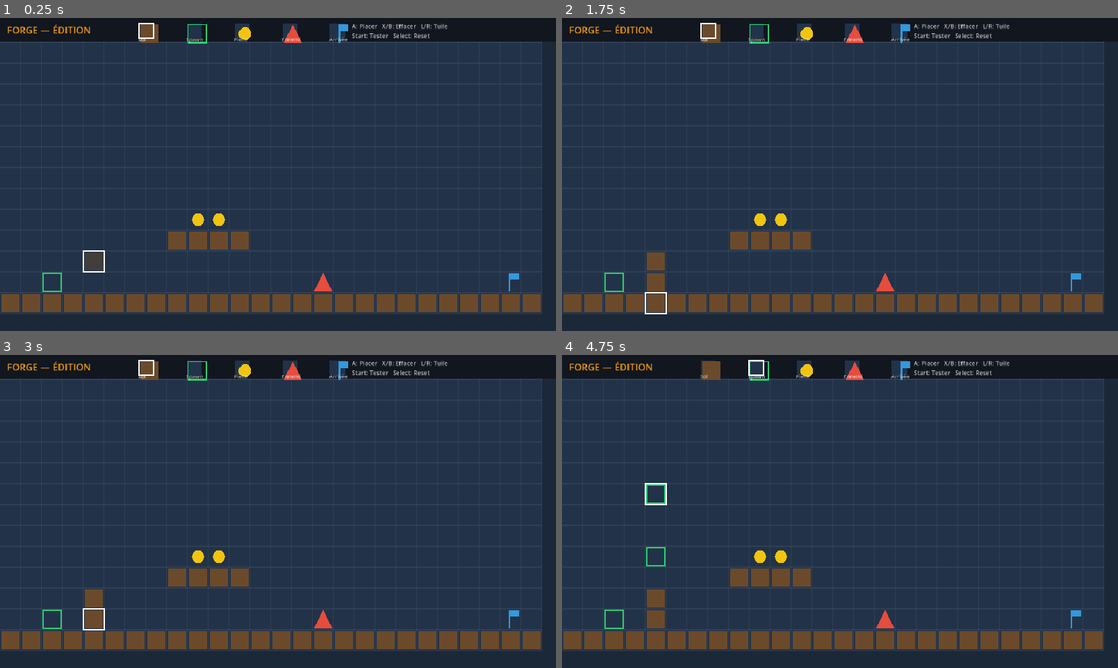
Above: before the commit, frames 1-4 (two rows, left to right).
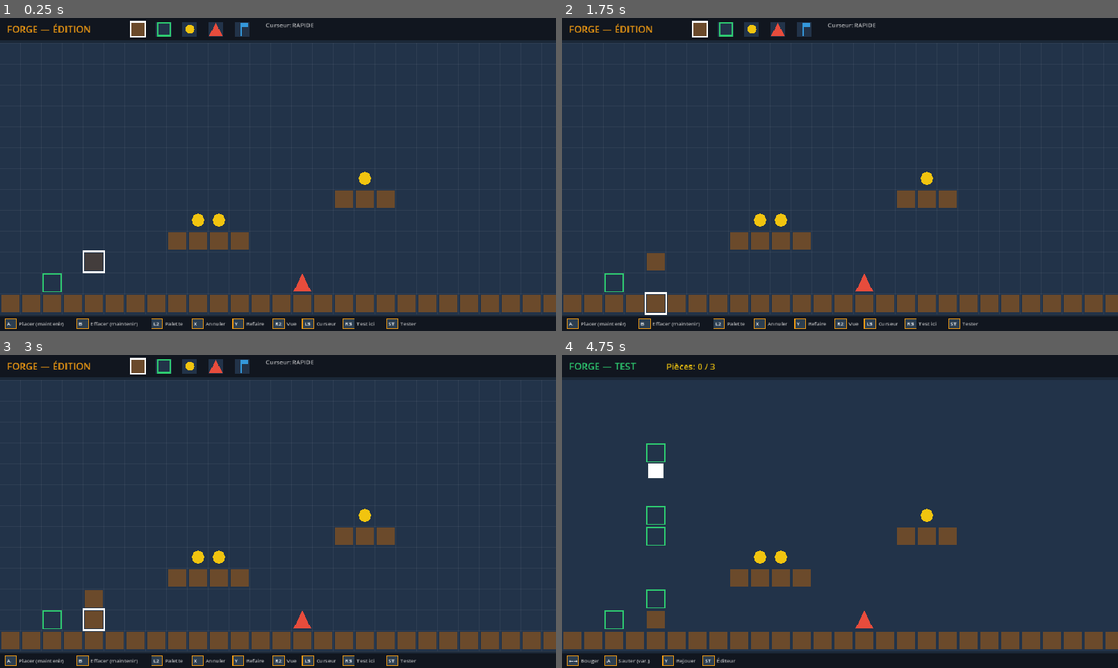
Above: after the commit, the same moments.

Repository: kilian-quittard/gaming-console-os
Game: Godot game, scene res://Main.tscn
Same seed, same stepped clock (60 frames per second), same inputs: the game is played once before the commit and once after it.
Inputs (mouse positions are in pixels of both pictures, inside the frame that each line leads up to):
- Up to frame 1 (0.25 s): no input
- Up to frame 2 (1.75 s): tap Enter at 0.5, 0.6 s; move the mouse to (962, 158) at 0.52 s; hold D 0.53-1.28 s; click (962, 158) at 0.67 s; tap Space at 0.77, 1.07, 1.52 s; tap Delete at 0.8, 1.35 s; move the mouse to (728, 190) at 1.27 s; hold Down from 1.28 s (still down); tap Z at 1.55 s
- Up to frame 3 (3 s): tap Space at 1.82, 2 s; move the mouse to (333, 442) at 2.02 s; release Down at 2.03 s; hold D 2.03-2.78 s; tap Z at 2.1 s; tap Y at 2.3, 2.85 s; tap Enter at 2.75 s; move the mouse to (250, 574) at 2.77 s; hold Up from 2.78 s (still down); click (250, 574) at 2.92 s
- Up to frame 4 (4.75 s): tap Space at 3.02, 3.32, 3.77, 4.07, 4.52 s; tap E at 3.05, 3.6 s; move the mouse to (1006, 558) at 3.52 s; release Up at 3.53 s; hold A from 3.53 s (still down); tap Tab at 3.8, 4.35 s; move the mouse to (673, 464) at 4.27 s; tap T at 4.55 s

The runs differ from the first frame. In frame 1, 7.8% of the frame differs, in the area x 0-100%, y 0-100%; in frame 2, 8.0%; in frame 3, 7.8%; in frame 4, 8.7%, in the area x 0-100%, y 1-100%.

Commit message:
feat(forge): controller polish — continuous paint/erase, radial menu, accel cursor, undo/redo, dezoom, game feel, haptics
A: hold-A paint trail + hold-B erase trail; L2 radial tile menu (stick pick); accelerating cursor (rapide/precis toggle L3); X/Y undo/redo (60-deep); R2 dezoom peek; camera follow + wider level (40 cols). B: coyote time + jump buffer + variable jump (release-cut) + accel/friction + air control + stick deadzone. C: on-screen gamepad glyph hints (bottom bar), vibration (jump/land/coin/death/win), R3 test-from-cursor, precise/fast cursor modes. A7 copy/paste deferred (marked later).

Co-Authored-By: Claude Opus 4.8 <noreply@anthropic.com>

Diff:
--- a/forge/Main.gd
+++ b/forge/Main.gd
@@ -1,45 +1,81 @@
 extends Node2D
-# SPARK FORGE — Lite 2D prototype.
-# Éditeur de plateformer à la Mario Maker, manette-first (clavier en fallback).
-# Édite : pose des tuiles. Test : joue ton niveau (gravité, saut, pièces, ennemis, arrivée).
+# SPARK FORGE — Lite 2D (plateformer), manette-first.
+# A. Éditeur pad : peinture/effacement continus, menu radial, curseur accéléré, undo/redo, dézoom.
+# B. Game feel : coyote time, jump buffer, saut variable, accél/friction, deadzone.
+# C. Confort : glyphes manette, vibration, test depuis curseur, modes curseur précis/rapide.
 
 const CELL := 48
-const TOPBAR := 56          # barre d'info en haut (px)
-const PSIZE := Vector2(36, 36)   # taille du joueur
-const GRAVITY := 1800.0
-const SPEED := 320.0
-const JUMP_V := -640.0
-const CURSOR_DELAY := 0.28  # délai avant répétition
-const CURSOR_RATE := 0.07   # vitesse de répétition
+const TOPBAR := 52
+const BOTTOM := 34
+const LEVEL_COLS := 40
+const PSIZE := Vector2(36, 36)
+
+# physique
+const GRAVITY := 1900.0
+const SPEED := 330.0
+const JUMP_V := -660.0
+const ACCEL_GROUND := 2600.0
+const ACCEL_AIR := 1500.0
+const FRICTION := 3000.0
+const JUMP_CUT := 0.45
+const COYOTE := 0.10
+const JUMP_BUFFER := 0.12
+const MAX_FALL := 1300.0
+const DEADZONE := 0.35
+
+# curseur
+const CURSOR_DELAY := 0.25
+const RATE_SLOW := 0.12
+const RATE_FAST := 0.035
 
 enum { EMPTY, GROUND, SPAWN, COIN, ENEMY, GOAL }
 const PALETTE := [GROUND, SPAWN, COIN, ENEMY, GOAL]
-const NAMES := {
-	GROUND: "Sol", SPAWN: "Spawn", COIN: "Pièce", ENEMY: "Ennemi", GOAL: "Arrivée"
-}
+const NAMES := { GROUND: "Sol", SPAWN: "Spawn", COIN: "Pièce", ENEMY: "Ennemi", GOAL: "Arrivée" }
 const COLORS := {
 	GROUND: Color("6b4a2b"), SPAWN: Color("2ecc71"), COIN: Color("f1c40f"),
 	ENEMY: Color("e74c3c"), GOAL: Color("3498db")
 }
 
-var grid := {}                # Vector2i -> type
-var cols := 26
+# état éditeur
+var grid := {}
+var cols := LEVEL_COLS
 var rows := 14
 var cursor := Vector2i(4, 8)
-var pal := 0                  # index dans PALETTE
-var mode := "edit"            # "edit" | "play"
+var pal := 0
+var mode := "edit"
 var cursor_cd := 0.0
+var hold_time := 0.0
 var last_dir := Vector2i.ZERO
-
-# état du mode jeu
+var cursor_mode := "rapide"      # "rapide" (accél) | "précis"
+var place_held := false
+var erase_held := false
+
+# undo / redo
+var undo_stack := []
+var redo_stack := []
+
+# menu radial
+var radial_open := false
+var radial_pick := 0
+
+# vue / caméra / zoom
+var view_origin := Vector2.ZERO
+var view_scale := 1.0
+var dezoom := false
+
+# état jeu
 var ppos := Vector2.ZERO
 var pvel := Vector2.ZERO
 var on_floor := false
+var was_floor := false
+var coyote_t := 0.0
+var jbuf := 0.0
 var coins_got := 0
 var coins_total := 0
 var dead := false
 var won := false
 var spawn_cell := Vector2i(4, 8)
+var last_from_cursor := false
 
 
 func _ready() -> void:
@@ -51,56 +87,119 @@
 
 func _compute_grid() -> void:
 	var vp := get_viewport_rect().size
-	cols = int((vp.x) / CELL)
-	rows = int((vp.y - TOPBAR) / CELL)
+	rows = max(6, int((vp.y - TOPBAR - BOTTOM) / CELL))
 
 
 func _seed_demo() -> void:
-	# petit niveau de départ pour montrer le principe
 	grid.clear()
 	for x in range(0, cols):
-		grid[Vector2i(x, rows - 1)] = GROUND      # sol bas
+		grid[Vector2i(x, rows - 1)] = GROUND
 	for x in range(8, 12):
-		grid[Vector2i(x, rows - 4)] = GROUND      # plateforme
+		grid[Vector2i(x, rows - 4)] = GROUND
+	for x in range(16, 19):
+		grid[Vector2i(x, rows - 6)] = GROUND
 	grid[Vector2i(2, rows - 2)] = SPAWN
 	grid[Vector2i(9, rows - 5)] = COIN
 	grid[Vector2i(10, rows - 5)] = COIN
-	grid[Vector2i(15, rows - 2)] = ENEMY
+	grid[Vector2i(17, rows - 7)] = COIN
+	grid[Vector2i(14, rows - 2)] = ENEMY
 	grid[Vector2i(cols - 2, rows - 2)] = GOAL
 	cursor = Vector2i(4, rows - 3)
 
 
-# ---------------------------------------------------------------- input
-func _unhandled_input(e: InputEvent) -> void:
-	if mode == "edit":
-		if _pressed(e, [KEY_SPACE, KEY_ENTER], [JOY_BUTTON_A]):
-			grid[cursor] = PALETTE[pal]; queue_redraw()
-		elif _pressed(e, [KEY_DELETE, KEY_X], [JOY_BUTTON_B]):
-			grid.erase(cursor); queue_redraw()
-		elif _pressed(e, [KEY_A], [JOY_BUTTON_LEFT_SHOULDER]):
-			pal = (pal - 1 + PALETTE.size()) % PALETTE.size(); queue_redraw()
-		elif _pressed(e, [KEY_E], [JOY_BUTTON_RIGHT_SHOULDER]):
-			pal = (pal + 1) % PALETTE.size(); queue_redraw()
-		elif _pressed(e, [KEY_BACKSPACE], [JOY_BUTTON_BACK]):
-			_seed_demo(); queue_redraw()
-		elif _pressed(e, [KEY_TAB], [JOY_BUTTON_START]):
-			_start_play()
-	else: # play
-		if _pressed(e, [KEY_SPACE, KEY_ENTER], [JOY_BUTTON_A]):
-			if on_floor and not dead and not won:
-				pvel.y = JUMP_V
-		elif _pressed(e, [KEY_TAB], [JOY_BUTTON_START, JOY_BUTTON_B]):
-			mode = "edit"; queue_redraw()
-		elif _pressed(e, [KEY_R], [JOY_BUTTON_Y]):
-			_start_play()  # rejouer
-
-
-func _pressed(e: InputEvent, keys: Array, btns: Array) -> bool:
+# ============================================================= INPUT
+func _press(e: InputEvent, keys: Array, btns: Array) -> bool:
 	if e is InputEventKey and e.pressed and not e.echo:
 		return keys.has(e.keycode)
 	if e is InputEventJoypadButton and e.pressed:
 		return btns.has(e.button_index)
 	return false
+
+
+func _is_btn(e: InputEvent, keys: Array, btns: Array, pressed: bool) -> bool:
+	if e is InputEventKey and not e.echo and e.pressed == pressed:
+		return keys.has(e.keycode)
+	if e is InputEventJoypadButton and e.pressed == pressed:
+		return btns.has(e.button_index)
+	return false
+
+
+func _unhandled_input(e: InputEvent) -> void:
+	if mode == "edit":
+		# A3 : ne pas agir tant que le menu radial est ouvert (sélection au stick)
+		# place / erase continus (held)
+		if _is_btn(e, [KEY_SPACE, KEY_ENTER], [JOY_BUTTON_A], true):
+			if not radial_open: _begin_stroke(true)
+			return
+		if _is_btn(e, [KEY_SPACE, KEY_ENTER], [JOY_BUTTON_A], false):
+			place_held = false; return
+		if _is_btn(e, [KEY_DELETE, KEY_D], [JOY_BUTTON_B], true):
+			_begin_stroke(false); return
+		if _is_btn(e, [KEY_DELETE, KEY_D], [JOY_BUTTON_B], false):
+			erase_held = false; return
+		# discrets
+		if _press(e, [KEY_Z], [JOY_BUTTON_X]): _undo()
+		elif _press(e, [KEY_Y], [JOY_BUTTON_Y]): _redo()
+		elif _press(e, [KEY_BRACKETLEFT, KEY_A], [JOY_BUTTON_LEFT_SHOULDER]): _cycle(-1)
+		elif _press(e, [KEY_BRACKETRIGHT, KEY_E], [JOY_BUTTON_RIGHT_SHOULDER]): _cycle(1)
+		elif _press(e, [KEY_TAB], [JOY_BUTTON_START]): _start_play(false)
+		elif _press(e, [KEY_T], [JOY_BUTTON_RIGHT_STICK]): _start_play(true)
+		elif _press(e, [KEY_C], [JOY_BUTTON_LEFT_STICK]): _toggle_cursor_mode()
+		elif _press(e, [KEY_BACKSPACE], [JOY_BUTTON_BACK]):
+			_push_undo(); _seed_demo(); queue_redraw()
+		elif e is InputEventKey and e.pressed and not e.echo and e.keycode >= KEY_1 and e.keycode <= KEY_5:
+			pal = clampi(e.keycode - KEY_1, 0, PALETTE.size() - 1); queue_redraw()
+	else:
+		if _press(e, [KEY_SPACE, KEY_ENTER], [JOY_BUTTON_A]):
+			if not dead and not won: jbuf = JUMP_BUFFER
+		elif _is_btn(e, [KEY_SPACE, KEY_ENTER], [JOY_BUTTON_A], false):
+			if pvel.y < 0: pvel.y *= JUMP_CUT     # B2 saut variable
+		elif _press(e, [KEY_TAB], [JOY_BUTTON_START, JOY_BUTTON_B]):
+			mode = "edit"; Input.stop_joy_vibration(0); queue_redraw()
+		elif _press(e, [KEY_R], [JOY_BUTTON_Y]):
+			_start_play(last_from_cursor)
+
+
+func _begin_stroke(place: bool) -> void:
+	_push_undo()
+	if place:
+		place_held = true
+		grid[cursor] = PALETTE[pal]
+	else:
+		erase_held = true
+		grid.erase(cursor)
+	queue_redraw()
+
+
+func _cycle(dir: int) -> void:
+	pal = (pal + dir + PALETTE.size()) % PALETTE.size()
+	queue_redraw()
+
+
+func _toggle_cursor_mode() -> void:
+	cursor_mode = "précis" if cursor_mode == "rapide" else "rapide"
+	queue_redraw()
+
+
+# A5 : undo / redo
+func _push_undo() -> void:
+	undo_stack.append(grid.duplicate())
+	if undo_stack.size() > 60: undo_stack.pop_front()
+	redo_stack.clear()
+
+
+func _undo() -> void:
+	if undo_stack.is_empty(): return
+	redo_stack.append(grid.duplicate())
+	grid = undo_stack.pop_back()
+	queue_redraw()
+
+
+func _redo() -> void:
+	if redo_stack.is_empty(): return
+	undo_stack.append(grid.duplicate())
+	grid = redo_stack.pop_back()
+	queue_redraw()
 
 
 func _dir_held() -> Vector2i:
@@ -111,30 +210,63 @@
 	if Input.is_key_pressed(KEY_DOWN) or Input.is_joy_button_pressed(0, JOY_BUTTON_DPAD_DOWN): v.y += 1
 	var ax := Input.get_joy_axis(0, JOY_AXIS_LEFT_X)
 	var ay := Input.get_joy_axis(0, JOY_AXIS_LEFT_Y)
-	if ax < -0.5: v.x -= 1
-	elif ax > 0.5: v.x += 1
-	if ay < -0.5: v.y -= 1
-	elif ay > 0.5: v.y += 1
+	if absf(ax) > DEADZONE: v.x += signi(int(signf(ax)))
+	if absf(ay) > DEADZONE: v.y += signi(int(signf(ay)))
 	return Vector2i(clampi(v.x, -1, 1), clampi(v.y, -1, 1))
 
 
-# ---------------------------------------------------------------- edit loop
+func _stick() -> Vector2:
+	var s := Vector2(Input.get_joy_axis(0, JOY_AXIS_LEFT_X), Input.get_joy_axis(0, JOY_AXIS_LEFT_Y))
+	return s if s.length() > DEADZONE else Vector2.ZERO
+
+
+# ============================================================= EDIT LOOP
 func _process(delta: float) -> void:
 	if mode != "edit":
 		return
+	# A6 : dézoom (maintien R2 / Shift)
+	var peek := Input.get_joy_axis(0, JOY_AXIS_TRIGGER_RIGHT) > 0.5 or Input.is_key_pressed(KEY_SHIFT)
+	if peek != dezoom:
+		dezoom = peek; queue_redraw()
+	# A3 : menu radial (maintien L2)
+	var l2 := Input.get_joy_axis(0, JOY_AXIS_TRIGGER_LEFT) > 0.5
+	if l2 and not radial_open:
+		radial_open = true; radial_pick = pal
+	elif not l2 and radial_open:
+		radial_open = false; pal = radial_pick; queue_redraw()
+	if radial_open:
+		var s := _stick()
+		if s.length() > 0.5:
+			var ang := atan2(s.y, s.x)
+			var n := PALETTE.size()
+			radial_pick = int(round((ang + PI / 2.0) / (TAU / n))) % n
+			radial_pick = (radial_pick + n) % n
+		queue_redraw()
+		return   # stick = sélection, pas déplacement curseur
+
+	# A4 : déplacement curseur (accéléré en mode rapide)
 	var d := _dir_held()
 	if d == Vector2i.ZERO:
-		cursor_cd = 0.0
-		last_dir = Vector2i.ZERO
-		return
-	cursor_cd -= delta
-	if d != last_dir:
-		_move_cursor(d)
-		cursor_cd = CURSOR_DELAY
-		last_dir = d
-	elif cursor_cd <= 0.0:
-		_move_cursor(d)
-		cursor_cd = CURSOR_RATE
+		cursor_cd = 0.0; hold_time = 0.0; last_dir = Vector2i.ZERO
+	else:
+		hold_time += delta
+		cursor_cd -= delta
+		if d != last_dir:
+			_move_cursor(d); cursor_cd = CURSOR_DELAY; last_dir = d; hold_time = 0.0
+		elif cursor_cd <= 0.0:
+			_move_cursor(d)
+			if cursor_mode == "précis":
+				cursor_cd = RATE_SLOW
+			else:
+				cursor_cd = lerpf(RATE_SLOW, RATE_FAST, clampf(hold_time / 0.6, 0.0, 1.0))
+
+	# A1/A2 : peinture / effacement continus
+	if place_held:
+		if grid.get(cursor, EMPTY) != PALETTE[pal]:
+			grid[cursor] = PALETTE[pal]; queue_redraw()
+	elif erase_held:
+		if grid.has(cursor):
+			grid.erase(cursor); queue_redraw()
 
 
 func _move_cursor(d: Vector2i) -> void:
@@ -143,19 +275,24 @@
 	queue_redraw()
 
 
-# ---------------------------------------------------------------- play loop
-func _start_play() -> void:
-	spawn_cell = _find(SPAWN)
-	if spawn_cell == Vector2i(-1, -1):
-		spawn_cell = Vector2i(2, rows - 2)
+# ============================================================= PLAY LOOP
+func _start_play(from_cursor: bool) -> void:
+	last_from_cursor = from_cursor
+	if from_cursor:
+		spawn_cell = cursor
+	else:
+		spawn_cell = _find(SPAWN)
+		if spawn_cell == Vector2i(-1, -1): spawn_cell = cursor
 	coins_total = _count(COIN)
 	coins_got = 0
 	dead = false
 	won = false
-	ppos = Vector2(spawn_cell.x * CELL + (CELL - PSIZE.x) * 0.5,
-				   spawn_cell.y * CELL + (CELL - PSIZE.y))
+	on_floor = false
+	was_floor = false
+	coyote_t = 0.0
+	jbuf = 0.0
+	ppos = Vector2(spawn_cell.x * CELL + (CELL - PSIZE.x) * 0.5, spawn_cell.y * CELL + (CELL - PSIZE.y))
 	pvel = Vector2.ZERO
-	on_floor = false
 	mode = "play"
 	queue_redraw()
 
@@ -164,13 +301,29 @@
 	if mode != "play" or dead or won:
 		return
 	var dir := _dir_held()
-	pvel.x = dir.x * SPEED
-	pvel.y += GRAVITY * delta
-	pvel.y = clampf(pvel.y, JUMP_V, 1200.0)
+
+	# B3 : accél / friction + contrôle en l'air
+	var target := dir.x * SPEED
+	if dir.x != 0:
+		pvel.x = move_toward(pvel.x, target, (ACCEL_GROUND if on_floor else ACCEL_AIR) * delta)
+	else:
+		pvel.x = move_toward(pvel.x, 0.0, (FRICTION if on_floor else ACCEL_AIR) * delta)
+
+	# B1 : coyote + jump buffer
+	coyote_t -= delta
+	jbuf -= delta
+	if jbuf > 0.0 and (on_floor or coyote_t > 0.0):
+		pvel.y = JUMP_V
+		jbuf = 0.0
+		coyote_t = 0.0
+		on_floor = false
+		Input.start_joy_vibration(0, 0.10, 0.25, 0.07)   # C2
+
+	pvel.y = min(pvel.y + GRAVITY * delta, MAX_FALL)
 
 	# X
 	ppos.x += pvel.x * delta
-	for c in _solids_overlapping():
+	for c in _solids():
 		var r := _cell_rect(c)
 		if pvel.x > 0: ppos.x = r.position.x - PSIZE.x
 		elif pvel.x < 0: ppos.x = r.position.x + CELL
@@ -178,70 +331,69 @@
 	ppos.x = clampf(ppos.x, 0, cols * CELL - PSIZE.x)
 
 	# Y
+	was_floor = on_floor
 	on_floor = false
 	ppos.y += pvel.y * delta
-	for c in _solids_overlapping():
+	for c in _solids():
 		var r := _cell_rect(c)
 		if pvel.y > 0:
-			ppos.y = r.position.y - PSIZE.y
-			on_floor = true
+			ppos.y = r.position.y - PSIZE.y; on_floor = true
 		elif pvel.y < 0:
 			ppos.y = r.position.y + CELL
 		pvel.y = 0
 
-	# chute hors écran = mort
-	if ppos.y > rows * CELL + 200:
-		dead = true
-
-	_check_interactions()
-	queue_redraw()
-
-
-func _check_interactions() -> void:
-	var pr := Rect2(ppos, PSIZE)
-	for c in _cells_overlapping(pr):
+	if on_floor: coyote_t = COYOTE
+	if on_floor and not was_floor:
+		Input.start_joy_vibration(0, 0.0, 0.35, 0.05)    # C2 atterrissage
+
+	if ppos.y > rows * CELL + 200: _die()
+	_interactions()
+	queue_redraw()
+
+
+func _die() -> void:
+	dead = true
+	Input.start_joy_vibration(0, 0.6, 0.7, 0.30)
+
+
+func _interactions() -> void:
+	for c in _cells(Rect2(ppos, PSIZE)):
 		match grid.get(c, EMPTY):
 			COIN:
 				grid.erase(c); coins_got += 1
+				Input.start_joy_vibration(0, 0.25, 0.0, 0.04)
 			ENEMY:
-				dead = true
+				_die()
 			GOAL:
 				won = true
-
-
-# ---------------------------------------------------------------- helpers
-func _world_off() -> Vector2:
-	return Vector2(0, TOPBAR)
-
-
+				Input.start_joy_vibration(0, 0.3, 0.5, 0.30)
+
+
+# ============================================================= HELPERS
 func _cell_rect(c: Vector2i) -> Rect2:
 	return Rect2(Vector2(c.x * CELL, c.y * CELL), Vector2(CELL, CELL))
 
 
-func _cells_overlapping(r: Rect2) -> Array:
+func _cells(r: Rect2) -> Array:
 	var out := []
-	var x0 := int(floor(r.position.x / CELL))
-	var x1 := int(floor((r.position.x + r.size.x - 1) / CELL))
-	var y0 := int(floor(r.position.y / CELL))
-	var y1 := int(floor((r.position.y + r.size.y - 1) / CELL))
+	var x0 := int(floor(r.position.x / CELL)); var x1 := int(floor((r.position.x + r.size.x - 1) / CELL))
+	var y0 := int(floor(r.position.y / CELL)); var y1 := int(floor((r.position.y + r.size.y - 1) / CELL))
 	for y in range(y0, y1 + 1):
 		for x in range(x0, x1 + 1):
 			out.append(Vector2i(x, y))
 	return out
 
 
-func _solids_overlapping() -> Array:
+func _solids() -> Array:
 	var out := []
-	for c in _cells_overlapping(Rect2(ppos, PSIZE)):
-		if grid.get(c, EMPTY) == GROUND:
-			out.append(c)
+	for c in _cells(Rect2(ppos, PSIZE)):
+		if grid.get(c, EMPTY) == GROUND: out.append(c)
 	return out
 
 
 func _find(t: int) -> Vector2i:
 	for k in grid:
-		if grid[k] == t:
-			return k
+		if grid[k] == t: return k
 	return Vector2i(-1, -1)
 
 
@@ -252,87 +404,164 @@
 	return n
 
 
-# ---------------------------------------------------------------- draw
+# vue : monde -> écran (zoom + caméra)
+func _w2s(wp: Vector2) -> Vector2:
+	return view_origin + wp * view_scale
+
+
+func _compute_view() -> void:
+	var vp := get_viewport_rect().size
+	var area := Rect2(0, TOPBAR, vp.x, vp.y - TOPBAR - BOTTOM)
+	var lvl := Vector2(cols * CELL, rows * CELL)
+	if mode == "play":
+		view_scale = 1.0
+		var target := ppos + PSIZE * 0.5
+		view_origin = area.position + area.size * 0.5 - target * view_scale
+	elif dezoom:
+		view_scale = min(area.size.x / lvl.x, area.size.y / lvl.y) * 0.96
+		view_origin = area.position
+	else:
+		view_scale = 1.0
+		var tc := (Vector2(cursor) + Vector2(0.5, 0.5)) * CELL
+		view_origin = area.position + area.size * 0.5 - tc * view_scale
+	# clamp caméra aux bords du niveau
+	var sw := lvl.x * view_scale; var sh := lvl.y * view_scale
+	if sw <= area.size.x:
+		view_origin.x = area.position.x + (area.size.x - sw) * 0.5
+	else:
+		view_origin.x = clampf(view_origin.x, area.position.x + area.size.x - sw, area.position.x)
+	if sh <= area.size.y:
+		view_origin.y = area.position.y + (area.size.y - sh) * 0.5
+	else:
+		view_origin.y = clampf(view_origin.y, area.position.y + area.size.y - sh, area.position.y)
+
+
+# ============================================================= DRAW
 func _draw() -> void:
 	var vp := get_viewport_rect().size
-	# fond
+	_compute_view()
 	draw_rect(Rect2(Vector2.ZERO, vp), Color("1b2838"))
-	var off := _world_off()
-	# zone de jeu
-	draw_rect(Rect2(off, Vector2(cols * CELL, rows * CELL)), Color("223349"))
-
-	# grille (édition)
-	if mode == "edit":
+	# fond niveau
+	var lvl := Vector2(cols * CELL, rows * CELL)
+	draw_rect(Rect2(_w2s(Vector2.ZERO), lvl * view_scale), Color("223349"))
+
+	if mode == "edit" and not dezoom:
 		var gcol := Color(1, 1, 1, 0.06)
 		for x in range(cols + 1):
-			draw_line(off + Vector2(x * CELL, 0), off + Vector2(x * CELL, rows * CELL), gcol)
+			draw_line(_w2s(Vector2(x * CELL, 0)), _w2s(Vector2(x * CELL, rows * CELL)), gcol)
 		for y in range(rows + 1):
-			draw_line(off + Vector2(0, y * CELL), off + Vector2(cols * CELL, y * CELL), gcol)
-
-	# tuiles
+			draw_line(_w2s(Vector2(0, y * CELL)), _w2s(Vector2(cols * CELL, y * CELL)), gcol)
+
 	for k in grid:
-		_draw_tile(off + Vector2(k.x * CELL, k.y * CELL), grid[k])
-
-	# curseur (édition)
+		_draw_tile(_w2s(Vector2(k.x * CELL, k.y * CELL)), grid[k], view_scale)
+
 	if mode == "edit":
-		var cp := off + Vector2(cursor.x * CELL, cursor.y * CELL)
-		_draw_tile(cp, PALETTE[pal], 0.45)  # aperçu translucide
-		draw_rect(Rect2(cp, Vector2(CELL, CELL)), Color.WHITE, false, 3.0)
-
-	# joueur (jeu)
+		var cp := _w2s(Vector2(cursor.x * CELL, cursor.y * CELL))
+		_draw_tile(cp, PALETTE[pal], view_scale, 0.45)
+		var cc := Color.WHITE if cursor_mode == "rapide" else Color("f39c12")
+		draw_rect(Rect2(cp, Vector2(CELL, CELL) * view_scale), cc, false, 3.0)
+
 	if mode == "play":
-		draw_rect(Rect2(off + ppos, PSIZE), Color("ffffff"))
-		draw_rect(Rect2(off + ppos, PSIZE), Color("2c3e50"), false, 2.0)
+		var pr := Rect2(_w2s(ppos), PSIZE * view_scale)
+		draw_rect(pr, Color("ffffff"))
+		draw_rect(pr, Color("2c3e50"), false, 2.0)
 
 	_draw_topbar(vp)
-	if mode == "play" and (dead or won):
-		_draw_banner(vp)
-
-
-func _draw_tile(p: Vector2, t: int, alpha := 1.0) -> void:
+	_draw_hints(vp)
+	if radial_open: _draw_radial(vp)
+	if mode == "play" and (dead or won): _draw_banner(vp)
+
+
+func _draw_tile(p: Vector2, t: int, scale := 1.0, alpha := 1.0) -> void:
 	var col: Color = COLORS.get(t, Color.GRAY)
 	col.a = alpha
-	var pad := 3.0
+	var cs := CELL * scale
+	var pad := 3.0 * scale
 	match t:
 		COIN:
-			draw_circle(p + Vector2(CELL, CELL) * 0.5, CELL * 0.3, col)
+			draw_circle(p + Vector2(cs, cs) * 0.5, cs * 0.3, col)
 		ENEMY:
-			var pts := PackedVector2Array([
-				p + Vector2(CELL * 0.5, pad), p + Vector2(CELL - pad, CELL - pad),
-				p + Vector2(pad, CELL - pad)])
-			draw_colored_polygon(pts, col)
+			draw_colored_polygon(PackedVector2Array([
+				p + Vector2(cs * 0.5, pad), p + Vector2(cs - pad, cs - pad), p + Vector2(pad, cs - pad)]), col)
 		GOAL:
-			draw_rect(Rect2(p + Vector2(CELL * 0.4, pad), Vector2(4, CELL - pad * 2)), col)
-			draw_rect(Rect2(p + Vector2(CELL * 0.4 + 4, pad), Vector2(CELL * 0.4, CELL * 0.3)), col)
+			draw_rect(Rect2(p + Vector2(cs * 0.4, pad), Vector2(4 * scale, cs - pad * 2)), col)
+			draw_rect(Rect2(p + Vector2(cs * 0.4 + 4 * scale, pad), Vector2(cs * 0.4, cs * 0.3)), col)
 		SPAWN:
-			draw_rect(Rect2(p + Vector2(pad, pad), Vector2(CELL - pad * 2, CELL - pad * 2)), col, false, 3.0)
+			draw_rect(Rect2(p + Vector2(pad, pad), Vector2(cs - pad * 2, cs - pad * 2)), col, false, 3.0)
 		_:
-			draw_rect(Rect2(p + Vector2(pad, pad), Vector2(CELL - pad * 2, CELL - pad * 2)), col)
+			draw_rect(Rect2(p + Vector2(pad, pad), Vector2(cs - pad * 2, cs - pad * 2)), col)
 
 
 func _draw_topbar(vp: Vector2) -> void:
 	draw_rect(Rect2(Vector2.ZERO, Vector2(vp.x, TOPBAR)), Color("11161f"))
 	var f := ThemeDB.fallback_font
 	if mode == "edit":
-		_text(f, Vector2(16, 36), "FORGE — ÉDITION", Color("f39c12"), 22)
-		# palette
-		var x := 320.0
+		_text(f, Vector2(16, 34), "FORGE — ÉDITION", Color("f39c12"), 22)
+		var x := 300.0
 		for i in PALETTE.size():
-			var sel: bool = i == pal
-			var box := Rect2(Vector2(x, 12), Vector2(34, 34))
+			var box := Rect2(Vector2(x, 9), Vector2(34, 34))
 			draw_rect(box, Color("223349"))
-			_draw_tile(Vector2(x, 12), PALETTE[i])
-			if sel:
-				draw_rect(box, Color.WHITE, false, 3.0)
-			_text(f, Vector2(x - 2, 54), NAMES[PALETTE[i]], Color(1, 1, 1, 0.7 if not sel else 1.0), 12)
-			x += 110
-		_text(f, Vector2(vp.x - 470, 24), "A: Placer   X/B: Effacer   L/R: Tuile", Color(1, 1, 1, 0.75), 14)
-		_text(f, Vector2(vp.x - 470, 46), "Start: Tester   Select: Reset", Color(1, 1, 1, 0.75), 14)
-	else:
-		_text(f, Vector2(16, 36), "FORGE — TEST", Color("2ecc71"), 22)
-		_text(f, Vector2(260, 36), "Pièces: %d / %d" % [coins_got, coins_total], Color("f1c40f"), 20)
-		_text(f, Vector2(vp.x - 360, 24), "Stick/D-pad: bouger   A: Sauter", Color(1, 1, 1, 0.75), 14)
-		_text(f, Vector2(vp.x - 360, 46), "Start/B: Éditeur   Y: Rejouer", Color(1, 1, 1, 0.75), 14)
+			_draw_tile(Vector2(x, 9), PALETTE[i], 34.0 / CELL)
+			if i == pal: draw_rect(box, Color.WHITE, false, 3.0)
+			x += 60
+		_text(f, Vector2(x + 12, 22), "Curseur: %s" % cursor_mode.to_upper(),
+			Color("f39c12") if cursor_mode == "précis" else Color(1, 1, 1, 0.7), 14)
+		if dezoom: _text(f, Vector2(x + 12, 42), "VUE D'ENSEMBLE", Color("3498db"), 14)
+	else:
+		_text(f, Vector2(16, 34), "FORGE — TEST", Color("2ecc71"), 22)
+		_text(f, Vector2(240, 34), "Pièces: %d / %d" % [coins_got, coins_total], Color("f1c40f"), 20)
+
+
+# C1 : glyphes manette contextuels
+func _draw_hints(vp: Vector2) -> void:
+	draw_rect(Rect2(Vector2(0, vp.y - BOTTOM), Vector2(vp.x, BOTTOM)), Color("11161f"))
+	var x := 12.0
+	var y := vp.y - BOTTOM + 6.0
+	if mode == "edit":
+		x = _badge(x, y, "A", "Placer (maintenir)")
+		x = _badge(x, y, "B", "Effacer (maintenir)")
+		x = _badge(x, y, "L2", "Palette")
+		x = _badge(x, y, "X", "Annuler")
+		x = _badge(x, y, "Y", "Refaire")
+		x = _badge(x, y, "R2", "Vue")
+		x = _badge(x, y, "L3", "Curseur")
+		x = _badge(x, y, "R3", "Test ici")
+		x = _badge(x, y, "ST", "Tester")
+	else:
+		x = _badge(x, y, "←→", "Bouger")
+		x = _badge(x, y, "A", "Sauter (var.)")
+		x = _badge(x, y, "Y", "Rejouer")
+		x = _badge(x, y, "ST", "Éditeur")
+
+
+func _badge(x: float, y: float, glyph: String, label: String) -> float:
+	var f := ThemeDB.fallback_font
+	var gw := 26.0
+	draw_rect(Rect2(Vector2(x, y), Vector2(gw, 22)), Color("2c3e50"), true)
+	draw_rect(Rect2(Vector2(x, y), Vector2(gw, 22)), Color("f39c12"), false, 1.5)
+	_text(f, Vector2(x + 4, y + 16), glyph, Color.WHITE, 12)
+	_text(f, Vector2(x + gw + 5, y + 16), label, Color(1, 1, 1, 0.7), 12)
+	return x + gw + 6 + label.length() * 6.5 + 16
+
+
+# A3 : menu radial
+func _draw_radial(vp: Vector2) -> void:
+	var c := vp * 0.5
+	var rad := 120.0
+	draw_circle(c, rad + 40, Color(0, 0, 0, 0.55))
+	var f := ThemeDB.fallback_font
+	var n := PALETTE.size()
+	for i in n:
+		var ang := -PI / 2.0 + i * TAU / n
+		var p := c + Vector2(cos(ang), sin(ang)) * rad
+		var sel: bool = i == radial_pick
+		var box := Rect2(p - Vector2(24, 24), Vector2(48, 48))
+		draw_rect(box, Color("223349"))
+		_draw_tile(p - Vector2(24, 24), PALETTE[i], 48.0 / CELL)
+		if sel: draw_rect(box, Color.WHITE, false, 4.0)
+		_text(f, p + Vector2(-NAMES[PALETTE[i]].length() * 3.5, 44), NAMES[PALETTE[i]],
+			Color.WHITE if sel else Color(1, 1, 1, 0.6), 13)
+	_text(f, c + Vector2(-70, 4), "Stick → choisir", Color(1, 1, 1, 0.8), 14)
 
 
 func _draw_banner(vp: Vector2) -> void:
